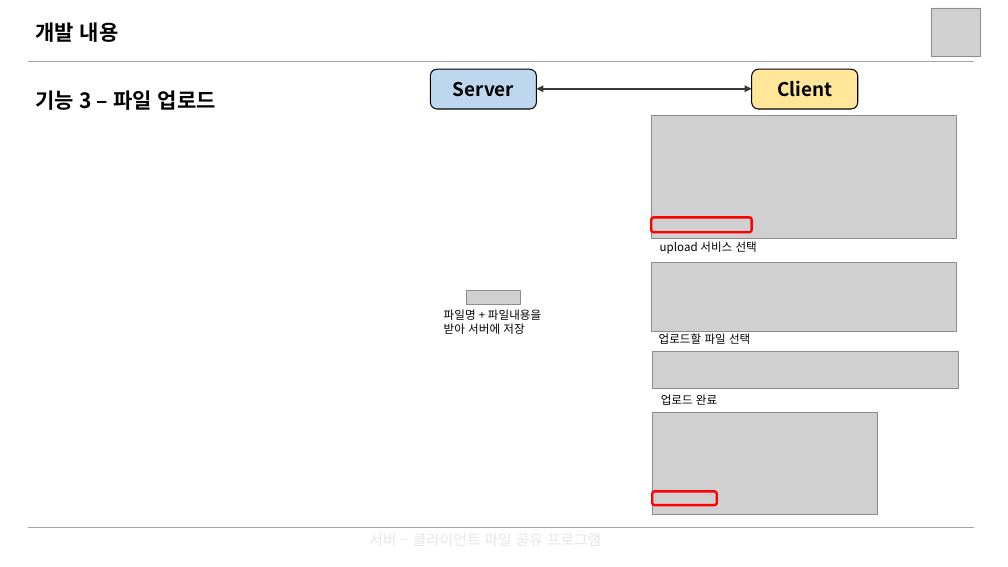
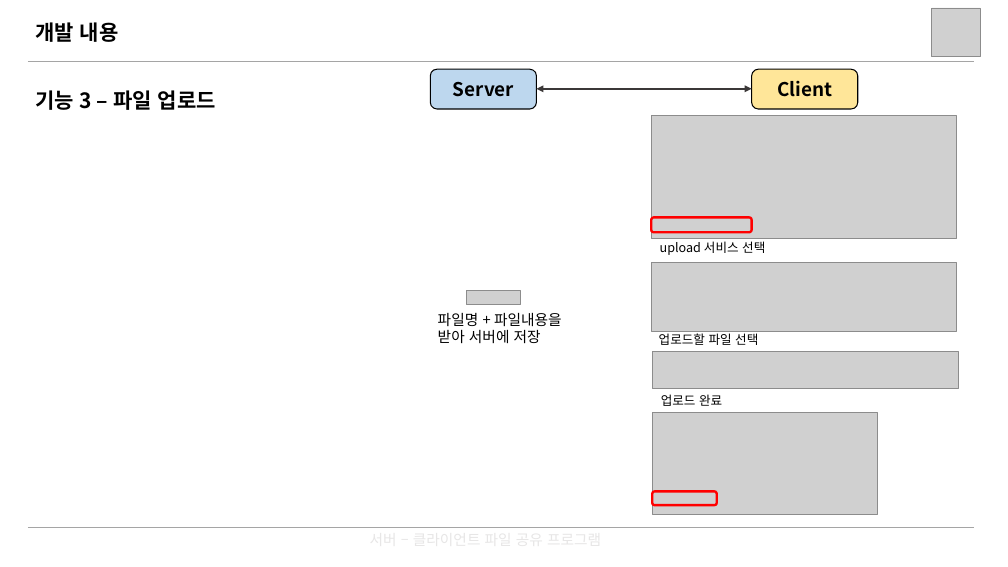
Before and after one commit to yeongjukwak/file-sharing-program, a slide deck: slide 7 of ppt/시스템프로그래밍_프로젝트_발표자료_곽영주_양현규_박종건.pptx. Drawn at 1008x567 pixels with LibreOffice and Linux fonts; fonts in the diff are those of the drawing; grey boxes stand for pictures. Boxes give left, top, right and bottom in pixels: in the first picture for what was removed or moved away, otherwise in the second. Text is boxed around its words. In the diff, an @@ line names an element or a change of style, - is before the commit and + after.

```diff
--- a/ppt/시스템프로그래밍_프로젝트_발표자료_곽영주_양현규_박종건.pptx
+++ b/ppt/시스템프로그래밍_프로젝트_발표자료_곽영주_양현규_박종건.pptx
@@ text "파일명 + 파일내용을" at (x1=438, y1=313, x2=562, y2=343): size 11 to 14 pt @@
@@ size 11 to 12 pt in 3 elements at (x1=660, y1=241, x2=765, y2=255), (x1=659, y1=331, x2=758, y2=345), (x1=661, y1=394, x2=722, y2=406) @@
```
Also in this commit, not shown: 11 other slides changed.
